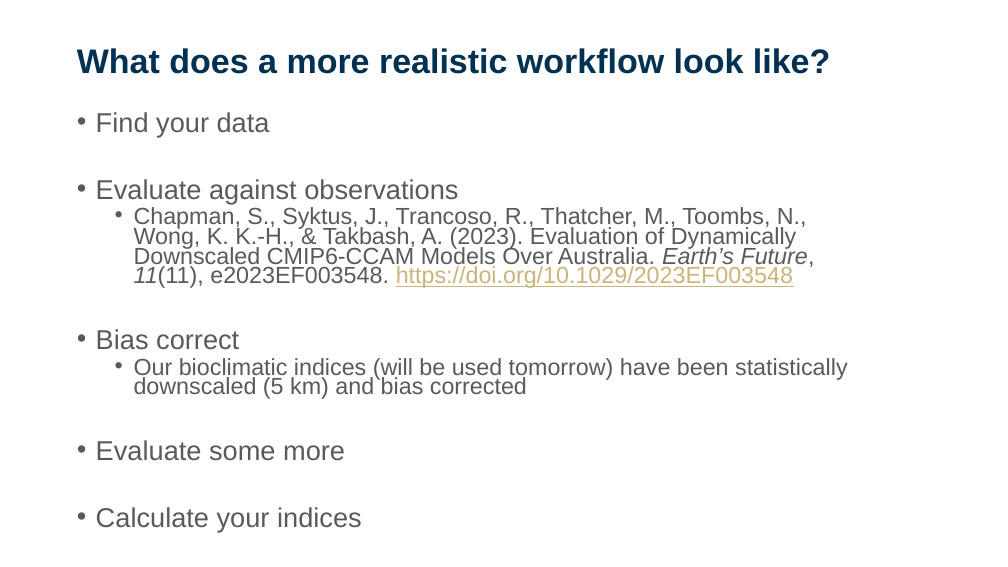
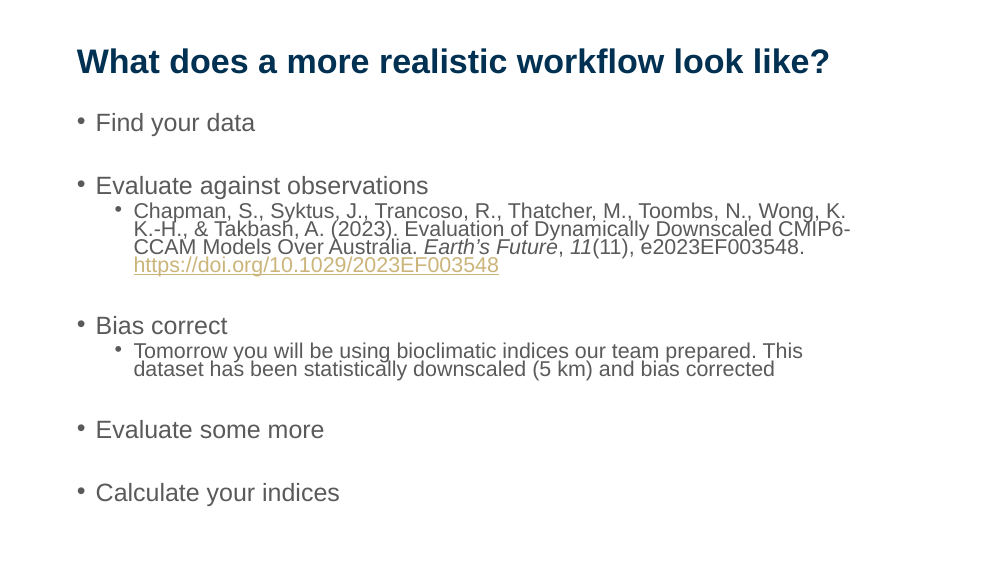
Before and after one commit to sdesrosiers1989/ICCB_Projections, a slide deck: slide 12 of ICCB2025_Session2_ClimateProjections.pptx. Drawn at 1008x567 pixels with LibreOffice and Linux fonts; fonts in the diff are those of the drawing; background and template pictures are left out. Boxes give left, top, right and bottom in pixels: in the first picture for what was removed or moved away, otherwise in the second. Text is boxed around its words. In the diff, an @@ line names an element or a change of style, - is before the commit and + after.

```diff
--- a/ICCB2025_Session2_ClimateProjections.pptx
+++ b/ICCB2025_Session2_ClimateProjections.pptx
@@ text at [96, 113, 851, 506]: size 25.9 to 23.8 pt in "Find your data", "Evaluate against observations", "Bias correct", "Evaluate some more" and 1 more places; size 22.2 to 20.4 pt in "Chapman, S., Syktus, J., Trancoso, R., Thatcher, ..." @@
@@ text at [134, 342, 803, 381]: text changed; size 22.2 to 20.4 pt @@
-  • Our bioclimatic indices (will be used tomorrow) have been statistically downscaled (5 km) and bias corrected
+  • Tomorrow you will be using bioclimatic indices our team prepared. This dataset has been statistically downscaled (5 km) and bias corrected
```
Also in this commit, not shown: 7 other slides changed, 2 slides added, 1 other file.
